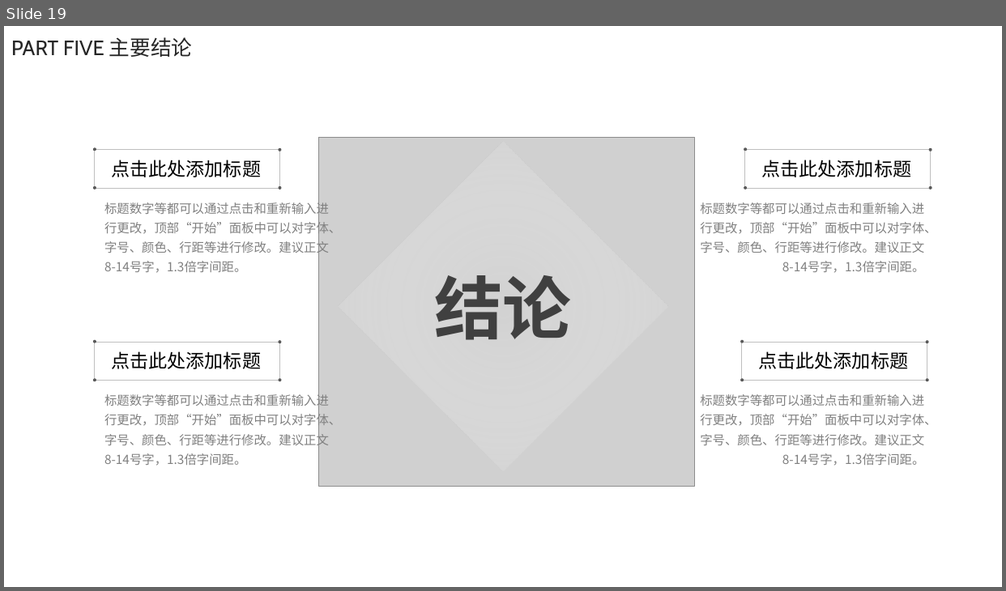
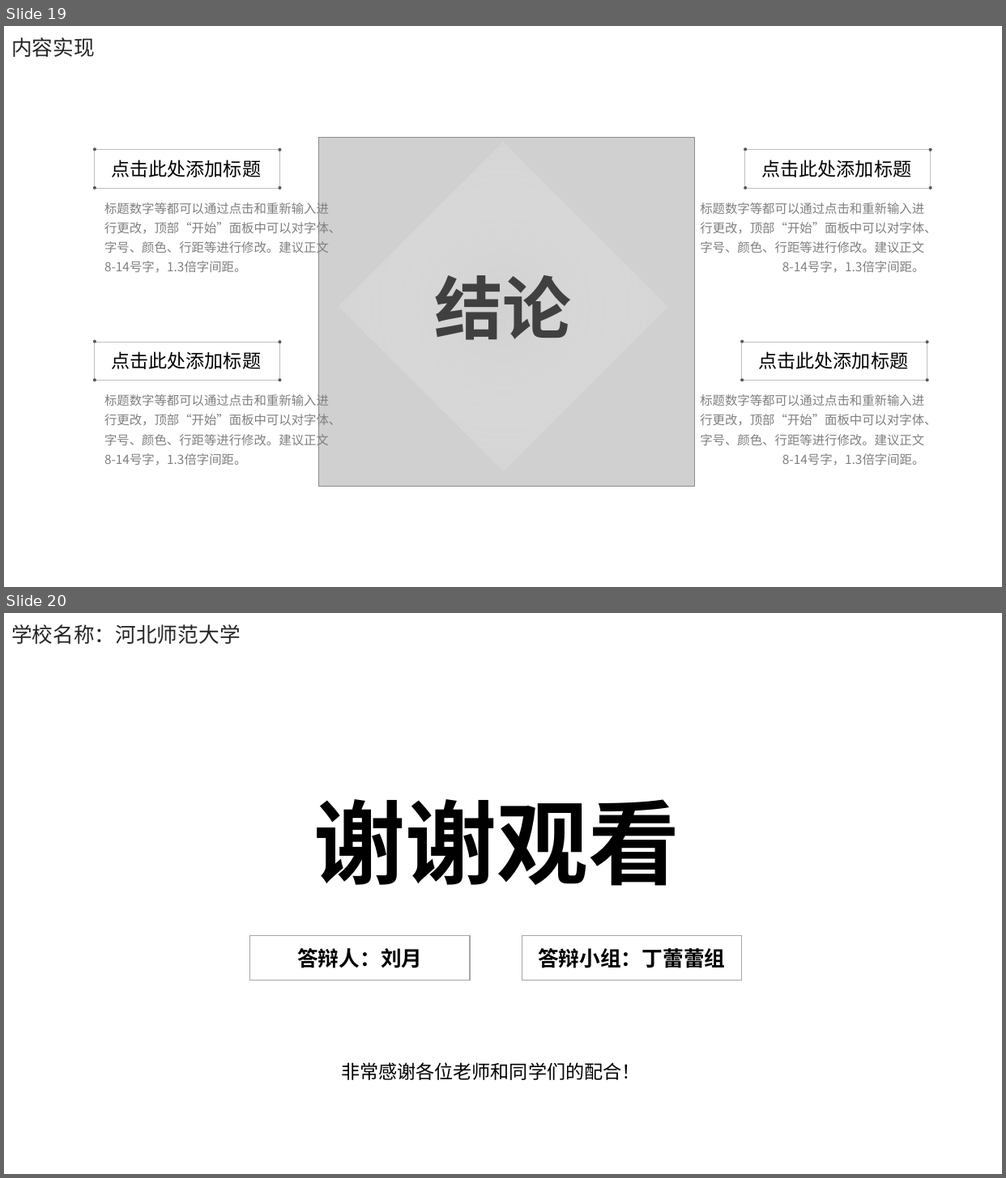
Before and after one commit to electronic-shopping-mall/liuyue, a slide deck: 答辩PPT.pptx. Shown one above the other, each under a label of ours: slide 19 before the commit, slides 19 and 20 after it. The pictures are 1006x591 and 1006x1178 pixels, drawn with LibreOffice and Linux fonts; fonts in the diff are those of the drawing; grey boxes stand for pictures; background and template pictures are left out. Boxes give left, top, right and bottom in pixels: in the first picture for what was removed or moved away, otherwise in the second. Text is boxed around its words. In the diff, an @@ line names an element or a change of style, - is before the commit and + after.

```diff
--- a/答辩PPT.pptx
+++ b/答辩PPT.pptx
@@ slide 20 added at bbox=[4, 613, 1002, 1174], background picture (left out) @@
@@ text added at bbox=[11, 624, 241, 644], 20 pt, text #262626 @@
+学校名称：河北师范大学
@@ text added at bbox=[314, 799, 680, 886], 88 pt, text #000000, bold @@
+谢谢观看
@@ rectangle added at bbox=[250, 935, 471, 980], outline #A6A6A6 1 pt, 20 pt, text #000000, bold @@
+答辩人：刘月
@@ rectangle added at bbox=[522, 935, 742, 980], outline #A6A6A6 1 pt, 20 pt, text #000000, bold @@
+答辩小组：丁蕾蕾组
@@ text added at bbox=[341, 1063, 641, 1080], 18 pt, text #000000 @@
+非常感谢各位老师和同学们的配合！
@@ slide 19 changed as well @@
@@ text at bbox=[11, 37, 95, 57]: text changed @@
-PART FIVE 主要结论
+内容实现
```
Also in this commit, not shown: 17 other slides changed, 1 slide removed.
